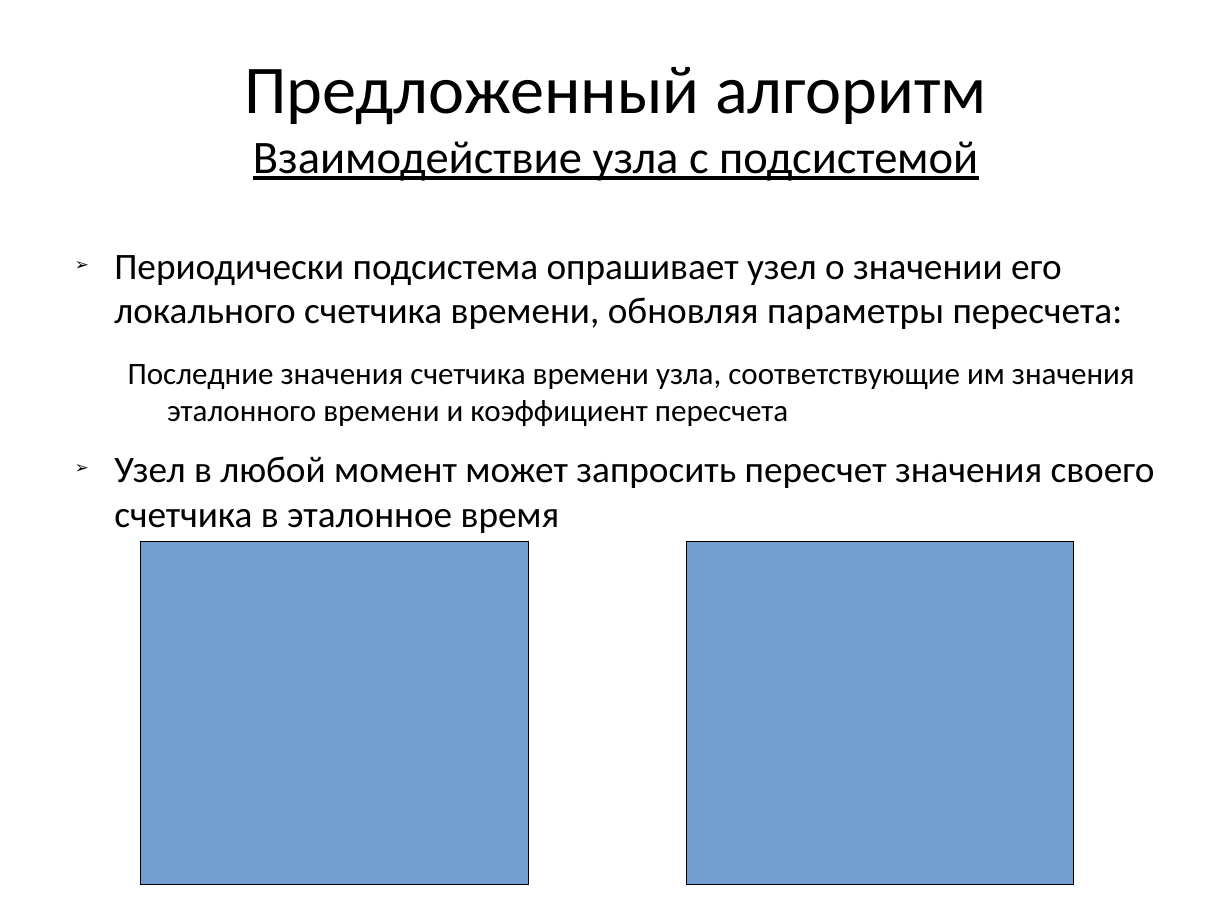
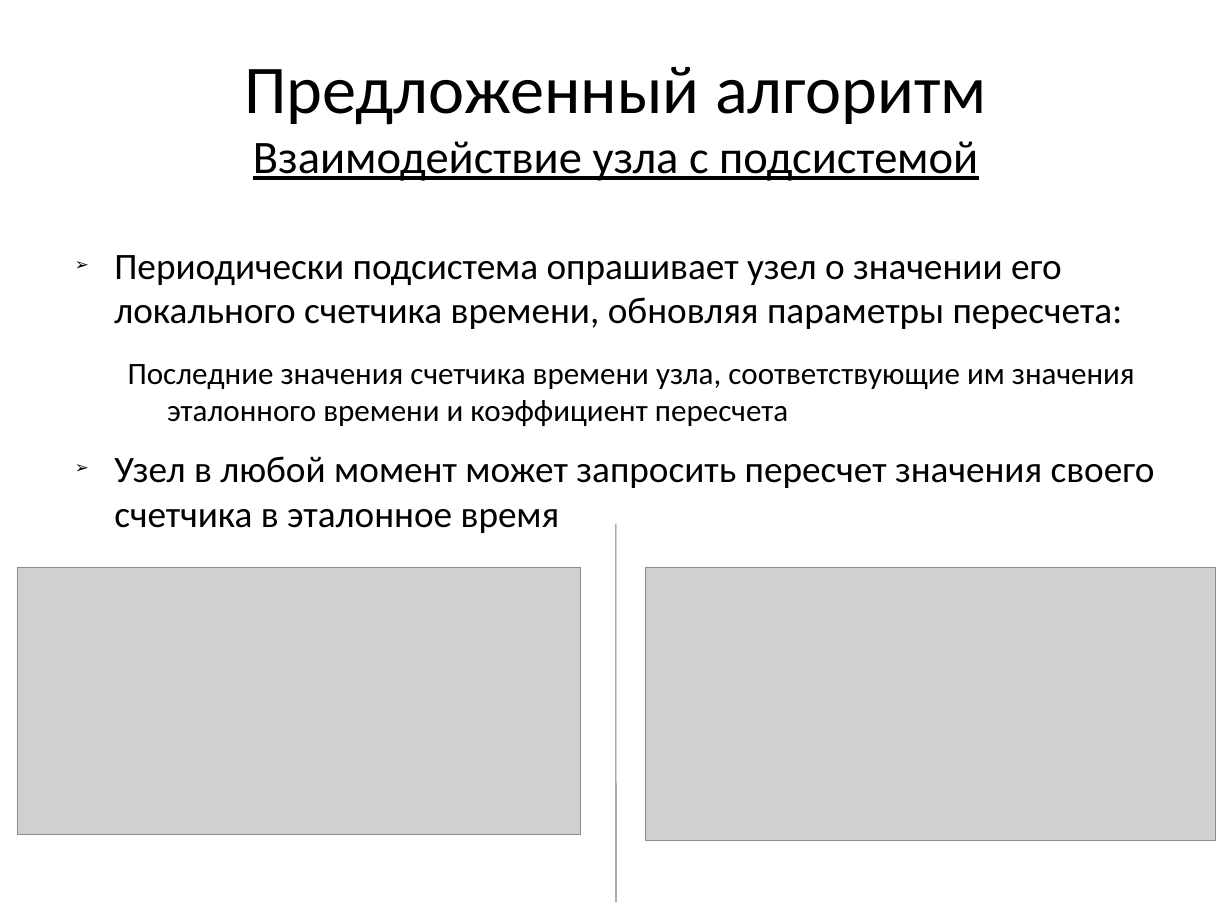
Before and after one commit to Gerold103/the_course, a slide deck: slide 12 of Курсовая.pptx. Drawn at 1232x924 pixels with LibreOffice and Linux fonts; fonts in the diff are those of the drawing; grey boxes stand for pictures; background and template pictures are left out. Boxes give left, top, right and bottom in pixels: in the first picture for what was removed or moved away, otherwise in the second. Text is boxed around its words. In the diff, an @@ line names an element or a change of style, - is before the commit and + after.

```diff
--- a/Курсовая.pptx
+++ b/Курсовая.pptx
@@ line added from (616, 523) to (616, 902), #808080 0.75 pt @@
@@ picture added at box(18, 568, 581, 835) @@
@@ freeform shape removed at box(141, 541, 528, 884) @@
@@ picture added at box(646, 567, 1216, 841) @@
@@ freeform shape removed at box(686, 541, 1073, 884) @@
```
Also in this commit, not shown: 7 other slides changed, 18 other files.
